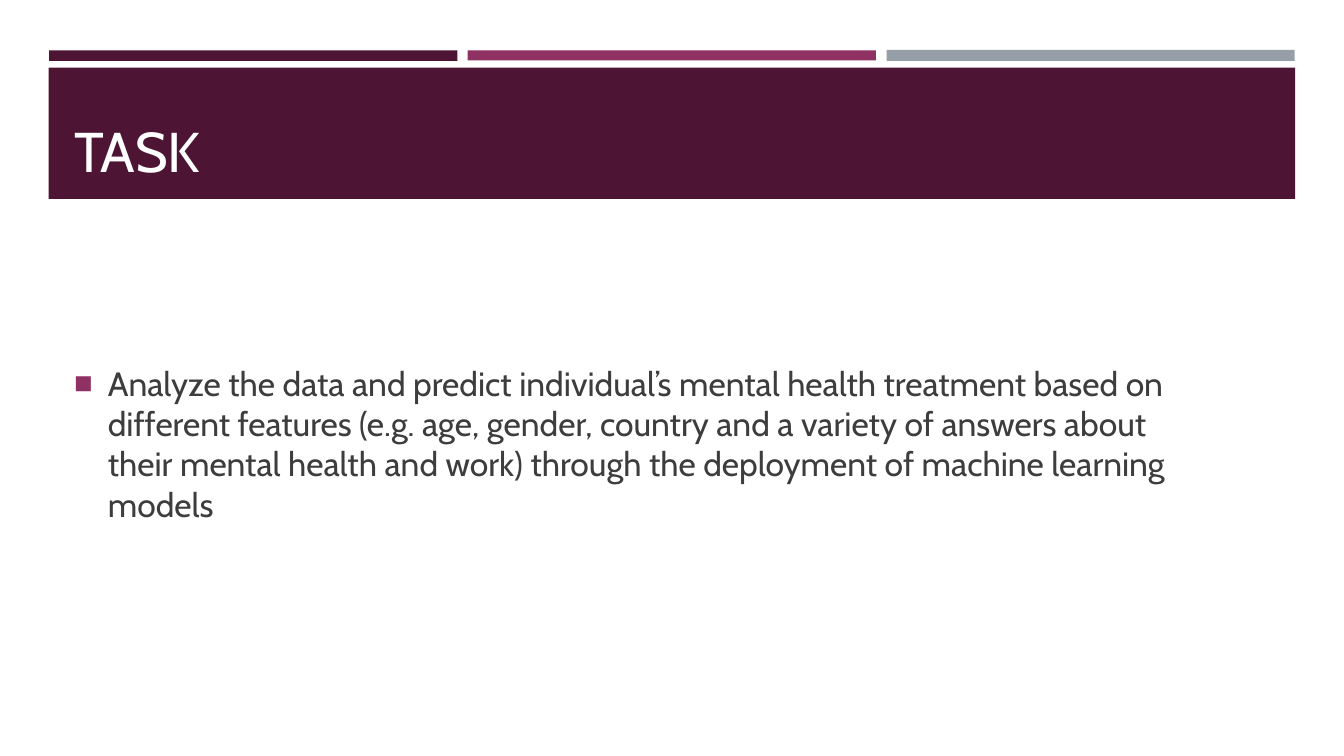
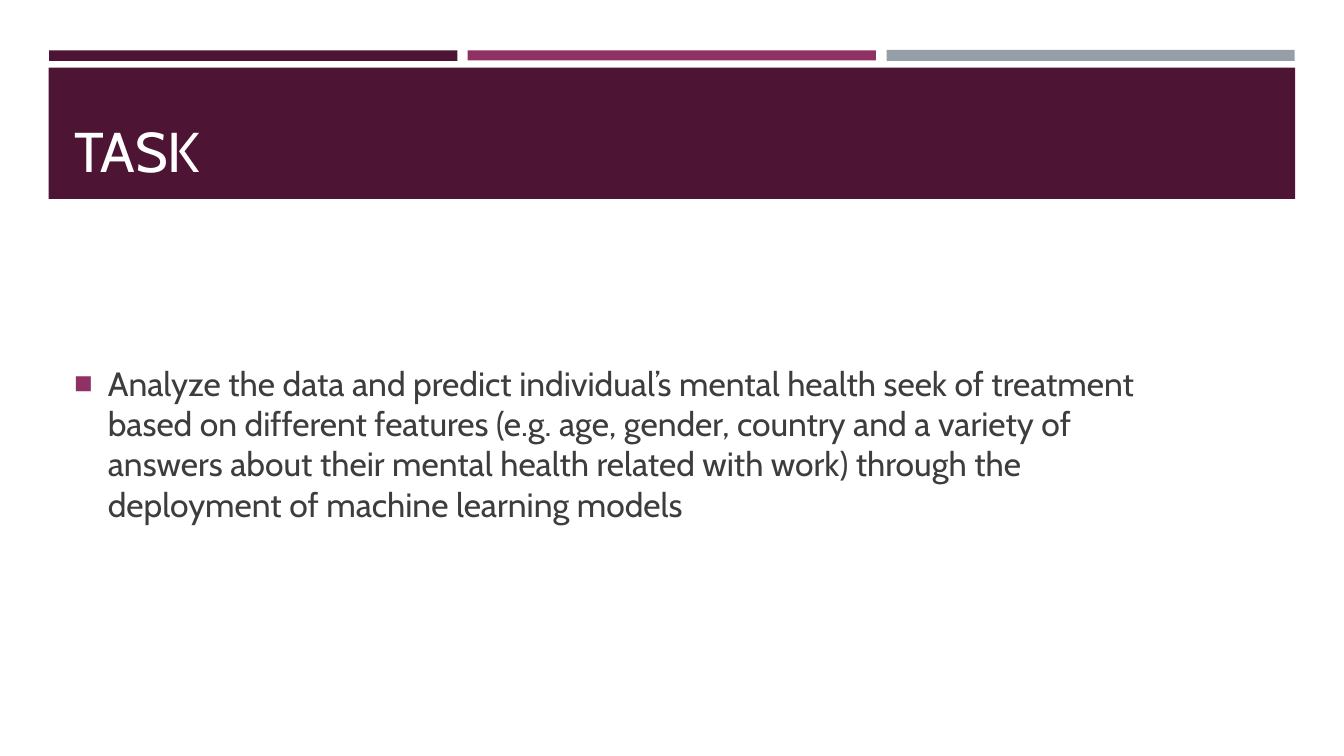
Before and after one commit to stefanopc/Mental-Health-Tech-Prediction, a slide deck: slide 3 of ProjectWorkPPT.pptx. Drawn at 1344x756 pixels with LibreOffice and Linux fonts; fonts in the diff are those of the drawing. Boxes give left, top, right and bottom in pixels: in the first picture for what was removed or moved away, otherwise in the second. Text is boxed around its words. In the diff, an @@ line names an element or a change of style, - is before the commit and + after.

```diff
--- a/ProjectWorkPPT.pptx
+++ b/ProjectWorkPPT.pptx
@@ text at (108, 371, 1134, 525): text changed @@
-■ Analyze the data and predict individual’s mental health treatment based on different features (e.g. age, gender, country and a variety of answers about their mental health and work) through the deployment of machine learning models
+■ Analyze the data and predict individual’s mental health seek of treatment based on different features (e.g. age, gender, country and a variety of answers about their mental health related with work) through the deployment of machine learning models
```
Also in this commit, not shown: 8 other slides changed, 1 slide added, 1 other file.
